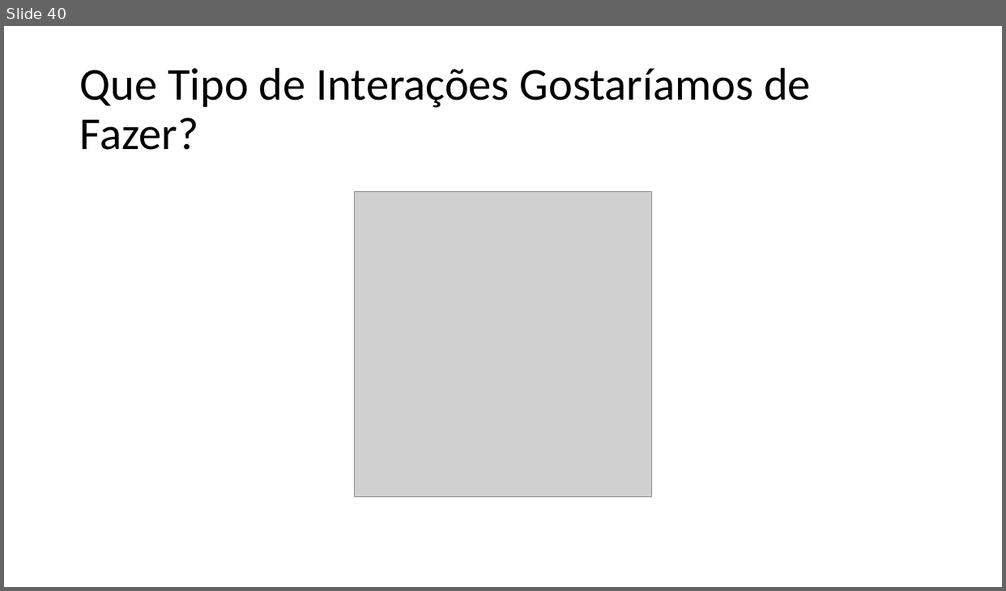
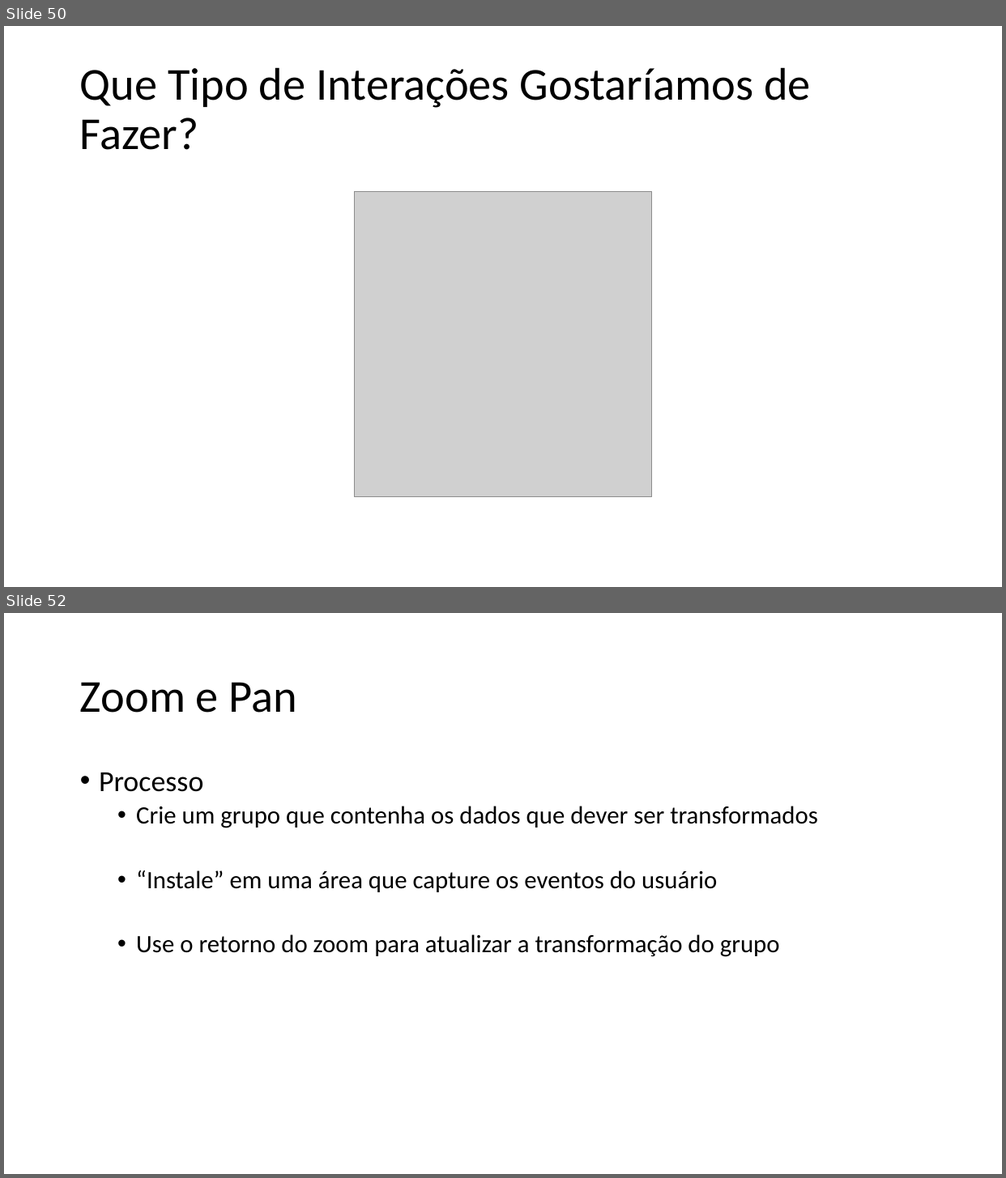
Before and after one commit to filipecmedeiros/Treinamento-d3.js, a slide deck: Aula2.pptx. Shown one above the other, each under a label of ours: slide 40 before the commit, slides 50 and 52 after it; the slides between them are not shown. The pictures are 1006x591 and 1006x1178 pixels, drawn with LibreOffice and Linux fonts; fonts in the diff are those of the drawing; grey boxes stand for pictures. Boxes give left, top, right and bottom in pixels: in the first picture for what was removed or moved away, otherwise in the second. Text is boxed around its words. In the diff, an @@ line names an element or a change of style, - is before the commit and + after.

```diff
--- a/Aula2.pptx
+++ b/Aula2.pptx
@@ slide 52 added at [4,613,1002,1174], background #FFFFFF @@
@@ title added at [80,682,298,713], 44 pt, text #000000 @@
+Zoom e Pan
@@ text added at [99,773,818,957], 24 pt, text #000000 @@
+• Processo
+  • Crie um grupo que contenha os dados que dever ser transformados
+  • “Instale” em uma área que capture os eventos do usuário
+  • Use o retorno do zoom para atualizar a transformação do grupo
@@ what was slide 40 is now slide 50 @@
```
Also in this commit, not shown: 7 slides changed, 30 other slides added, 8 slides removed, 11 other files.
